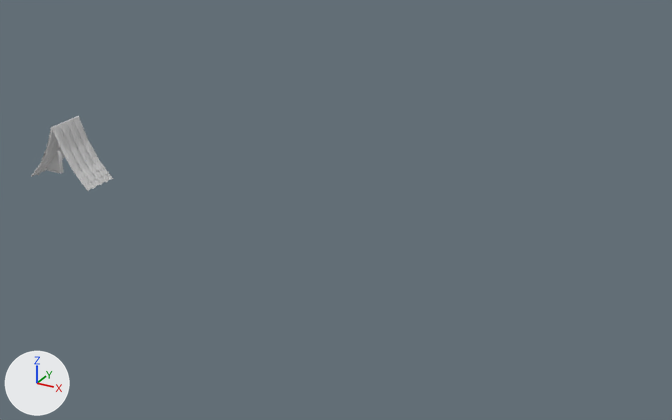
What one commit did to the FBX model Assets/Models/Tileset_Casa/S_Roof_Frame_Wood.fbx.
The view is the same before and after, from a 50 mm lens placed at (103.6, -61.3, 33.9), pointed at (69.2, 1.3, 2.6). The lights are fixed; the arrows at lower left show +X, +Y and +Z. Where no turn or scale is listed for an object, it has been applied to the vertices. Vertices at the same position are counted once.
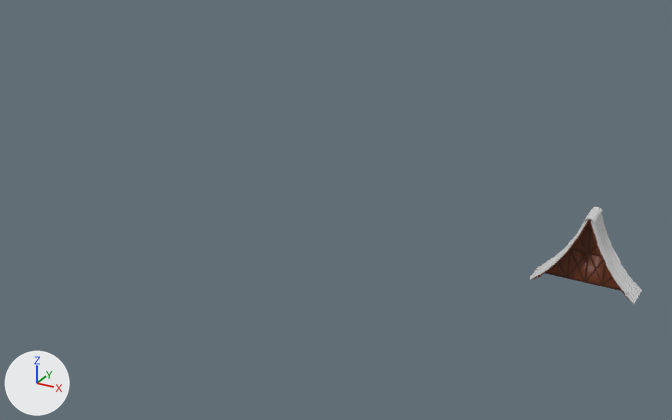
Patch to the scene script:
```diff
--- a/Assets/Models/Tileset_Casa/S_Roof_Frame_Wood.fbx.py
+++ b/Assets/Models/Tileset_Casa/S_Roof_Frame_Wood.fbx.py
@@ me_cube_931 @@
-me_cube_931.from_pydata(...)  # 115 vertices, 88 faces; spans x -1.39..1.39, y -0.24..0.24, z -0.64..2.28
-me_cube_931.materials.append(mat_wood_frame_mid)  # white #e7e7e7
+me_cube_931.from_pydata(...)  # 347 vertices, 260 faces; spans x -3.18..3.21, y -0.15..0.15, z -1.6..3.65
+# me_cube_931 part 1: the loose piece of 36 vertices spanning x -0.06..0.05, y -0.24..0.24, z -0.64..2.28 is scaled about its middle by (1, 0.613, 1), then moved by (0.01, 0.0, 1.37), in mat_material_002 (picture img_s_roof_frame_png)
+# me_cube_931 part 2: the loose piece of 23 vertices spanning x -1.39..0.0, y -0.23..0.22, z -0.63..-0.48 is scaled about its middle by (1, 0.613, 1), then moved by (0.01, 0.0, 1.37), in mat_material_002 (picture img_s_roof_frame_png)
+# me_cube_931 part 3: 1 vertex removed from x 0.01, y 0.0, z -0.63; 201 vertices added at x -3.18..3.21, y -0.15..0.15, z -1.6..0.88
+me_cube_931.materials.append(mat_material_002)  # picture img_s_roof_frame_png
@@ me_cube_926 @@
-me_cube_926.from_pydata(...)  # 599 vertices, 623 faces; spans x -3.57..3.57, y -1.7..1.7, z -2.69..3.02
-me_cube_926.materials.append(mat_wood_roof)  # white #e7e7e7
-me_cube_926.materials.append(mat_wood_005)  # white #e7e7e7
+me_cube_926.from_pydata(...)  # 603 vertices, 633 faces; spans x -3.57..3.57, y -1.04..1.04, z -2.68..3.03
+# me_cube_926 part 4: 599 vertices removed from x -3.57..3.57, y -1.7..1.7, z -2.69..3.02; 603 vertices added at x -3.57..3.57, y -1.04..1.04, z -2.68..3.03
+me_cube_926.materials.append(mat_material_024)  # picture img_s_roof_wf_png
@@ ob_cube_029 @@
-ob_cube_029 = bpy.data.objects.new('Cube.029', me_cube_939)
@@ ob_cube_020 @@
 ob_cube_020 = bpy.data.objects.new('Cube.020', me_cube_931)
-ob_cube_020.location = (40.71, 0.0, 3.71)
+ob_cube_020.location = (90.5, 0.0, 3.49)
@@ ob_cube_018 @@
-ob_cube_018 = bpy.data.objects.new('Cube.018', me_cube_929)
@@ ob_s_roof_frame_wood @@
 ob_s_roof_frame_wood = bpy.data.objects.new('S_Roof_Frame_Wood', me_cube_926)
-ob_s_roof_frame_wood.location = (40.71, 0.0, 3.06)
+ob_s_roof_frame_wood.location = (90.51, 0.0, 4.19)
@@ ob_cube_077 @@
-ob_cube_077 = bpy.data.objects.new('Cube.077', me_cube_982)
@@ ob_cube_016 @@
+ob_cube_016 = bpy.data.objects.new('Cube.016', me_cube_144)  # 220 vertices, 220 faces; spans x -3.24..3.25, y -1.08..1.05, z -2.62..2.69; in mat_material_008 (picture img_s_wood_planks_png)
+ob_cube_016.location = (90.51, 0.01, 4.44)
@@ ob_cube_011 @@
+ob_cube_011 = bpy.data.objects.new('Cube.011', me_cube_174)  # 4020 vertices, 3886 faces; spans x -3.85..3.87, y -1.12..1.08, z -2.85..2.99; in mat_roof (white #e7e7e7)
+ob_cube_011.location = (90.51, 0.0, 4.42)
```

Location of each change, [x1, y1, x2, y2] in pixels of the pictures (672 x 420 px; the box of a moved part takes in the faces that stretch with it):
'Cube.077', deleted
    before: [31, 116, 113, 191]
'S_Roof_Frame_Wood', reshaped, moved
    before: [32, 130, 94, 189]
    after: [533, 219, 632, 303]
'Cube.011', added
    after: [530, 207, 642, 304]
'Cube.020', reshaped, moved (not visible before)
    after: [545, 228, 621, 291]
'Cube.018', deleted
    before: [46, 151, 64, 174]
'Cube.029', deleted
    before: [36, 128, 64, 174]
'Cube.016', added
    after: [539, 221, 614, 281]
part 1 of me_cube_931, moved or reshaped (not visible before)
    after: [588, 228, 592, 254]
part 2 of me_cube_931, moved or reshaped (not visible before)
    after: [571, 248, 588, 253]
part 3 of me_cube_931, built on (brown)
    after: [545, 250, 621, 291]
